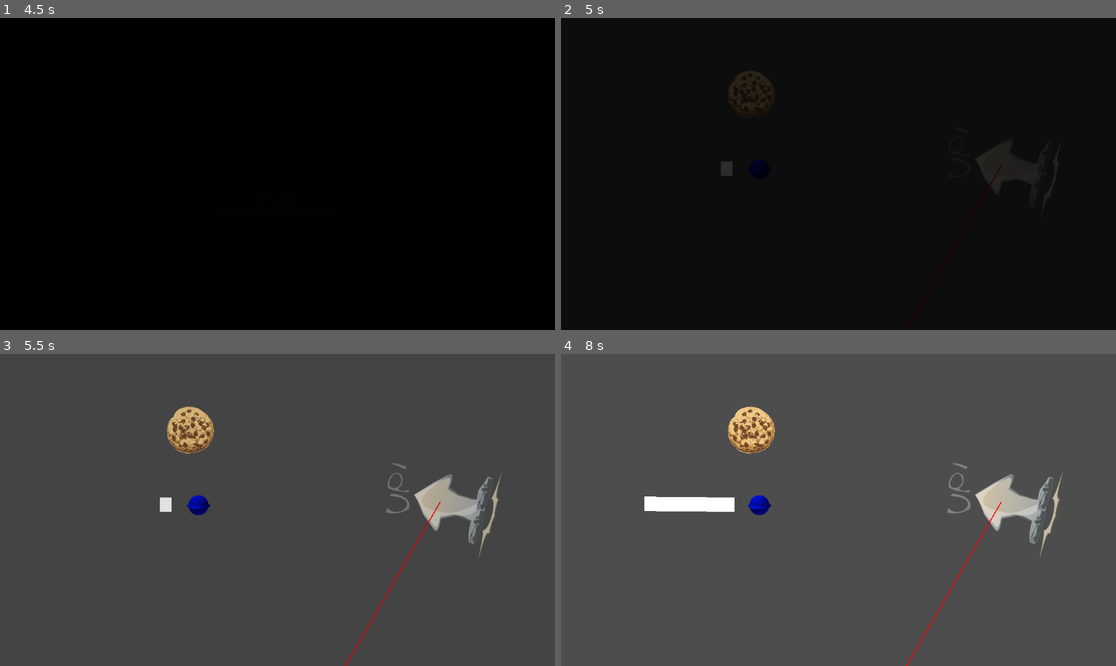
Above: before the commit, frames 1-4 (two rows, left to right).
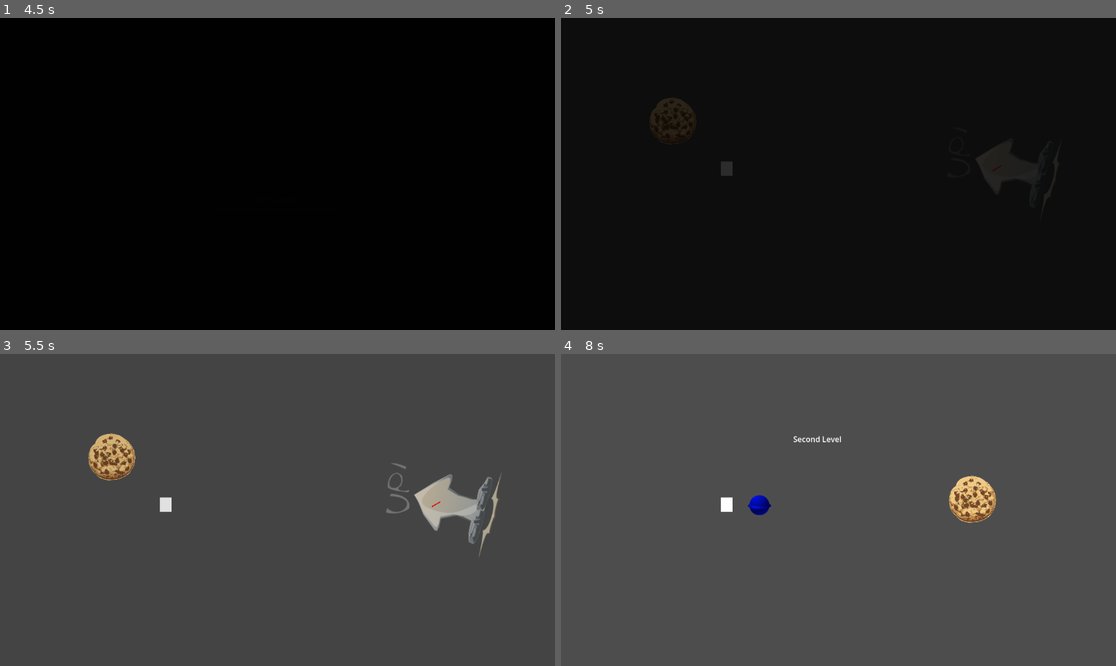
Above: after the commit, the same moments.

Repository: UpForDebate/BrackeysJam-2025
Game: Godot game, scene res://scenes/game_controller.tscn
The game is run twice, just before and just after one commit, with the same random seed, the same clock (stepped at 60 frames per second) and the same inputs.
Inputs (mouse positions are in pixels of both pictures, inside the frame that each line leads up to):
- Up to frame 1 (4.5 s): tap Enter at 0.5 s; move the mouse to (399, 158) at 0.52 s; hold D 0.53-1.25 s; tap E at 0.6 s; click (399, 158) at 0.67 s; tap Space at 0.77 s; drag from (166, 189) to (249, 236) at 1.27 s; click "Play" at 2 s; click "Play" at 2.75 s; click "Start Game" at 3.5 s; click "Start Game" at 4.25 s
- Up to frame 2 (5 s): no input
- Up to frame 3 (5.5 s): move the mouse to (333, 441) at 5.02 s; hold D from 5.03 s (still down); tap E at 5.1 s
- Up to frame 4 (8 s): release D at 5.75 s; drag from (810, 572) to (749, 428) at 5.77 s; move the mouse to (1005, 556) at 6.52 s; hold A 6.53-7.25 s; tap E at 6.6 s; tap Space at 6.77, 7.25 s; drag from (672, 463) to (1038, 510) at 7.27 s

Frame 1 is identical in both runs. In frame 2, 0.8% of the frame differs, in the area x 16-80%, y 16-100%; in frame 3, 2.3%; in frame 4, 4.1%, in the area x 15-91%, y 16-100%.

Commit message:
Ragdoll for player character

Diff:
--- a/project.godot
+++ b/project.godot
@@ -24,6 +24,10 @@
 SettingsSignalBus="*res://scripts/autoloads/settings_signal_bus.gd"
 GlobalSignalBus="*res://scripts/autoloads/global_signal_bus.gd"
 
+[editor]
+
+movie_writer/movie_file="C:/dev/GodotMovies/BrackeysTests.avi"
+
 [input]
 
 game_debug={
--- /dev/null
+++ b/resources/prefabs/candyman.tscn
@@ -0,0 +1,147 @@
+[gd_scene load_steps=13 format=3 uid="uid://0hu10u23s3nm"]
+
+[ext_resource type="Texture2D" uid="uid://behqagqwb1bi6" path="res://resources/sprites/character/candyman/Player_Charcater_BGJ_Cabeça.png" id="1_35lmt"]
+[ext_resource type="Script" uid="uid://r05o5wlqoiyi" path="res://resources/prefabs/candyman_physics.gd" id="1_kc73y"]
+[ext_resource type="Texture2D" uid="uid://djkjeamau51pu" path="res://resources/sprites/character/candyman/Player_Charcater_BGJ_Tronco.png" id="2_kc73y"]
+[ext_resource type="Texture2D" uid="uid://cyfhku4h4eo5f" path="res://resources/sprites/character/candyman/Player_Charcater_BGJ_Perna-Esquerda.png" id="3_kpd7g"]
+[ext_resource type="Texture2D" uid="uid://chvja6hbctbk2" path="res://resources/sprites/character/candyman/Player_Charcater_BGJ_Pe-Esquerdo.png" id="4_0kpap"]
+[ext_resource type="Texture2D" uid="uid://bqwsigvpmy7ys" path="res://resources/sprites/character/candyman/Player_Charcater_BGJ_Pernas-Direita.png" id="5_bojrs"]
+[ext_resource type="Texture2D" uid="uid://cv13cqdjdwqfh" path="res://resources/sprites/character/candyman/Player_Charcater_BGJ_Pe-Direito.png" id="6_rqh4e"]
+
+[sub_resource type="NoiseTexture2D" id="NoiseTexture2D_om28g"]
+
+[sub_resource type="CapsuleShape2D" id="CapsuleShape2D_44jwm"]
+radius = 9.0
+height = 84.0
+
+[sub_resource type="RectangleShape2D" id="RectangleShape2D_sfrhu"]
+size = Vector2(11, 30)
+
+[sub_resource type="CapsuleShape2D" id="CapsuleShape2D_xndjr"]
+radius = 8.0
+height = 82.0
+
+[sub_resource type="RectangleShape2D" id="RectangleShape2D_ipcht"]
+size = Vector2(11.9999, 33.0001)
+
+[node name="Torso" type="RigidBody2D"]
+script = ExtResource("1_kc73y")
+metadata/isPlayer = true
+
+[node name="PlayerCharcaterBgjTronco" type="Sprite2D" parent="."]
+position = Vector2(6, -2)
+texture = ExtResource("2_kc73y")
+
+[node name="TorsoCollision" type="CollisionPolygon2D" parent="."]
+position = Vector2(-69.4854, -44.1492)
+scale = Vector2(0.283366, 0.283366)
+polygon = PackedVector2Array(208, 2, 293, 3, 308, 26, 328, 86, 322, 234, 296, 290, 227, 299, 204, 284)
+
+[node name="Polygon2D" type="Polygon2D" parent="."]
+visible = false
+position = Vector2(-343, -330)
+color = Color(1, 1, 1, 0.470588)
+offset = Vector2(313.07, 59.71)
+texture = SubResource("NoiseTexture2D_om28g")
+polygon = PackedVector2Array(-3, -2, 53, -2, 70, 109, 179, 111, 176, 158, 54, 161, 53, 221, 69, 249, 66, 266, 9, 260)
+
+[node name="Head" type="RigidBody2D" parent="."]
+position = Vector2(1, -72)
+mass = 0.001
+
+[node name="HeadCollision" type="CollisionPolygon2D" parent="Head"]
+position = Vector2(-15, 21)
+scale = Vector2(0.295191, 0.25572)
+polygon = PackedVector2Array(-4, -2, 13, 18, 36, 29, 59, 31, 75, 27, 96, 15, 109, -4, 113, -21, 123, -22, 89, -73, 57, -163, -7, -149, -4, -59, -33, 0)
+
+[node name="PlayerCharcaterBgjCabeça" type="Sprite2D" parent="Head"]
+position = Vector2(-2, 3)
+texture = ExtResource("1_35lmt")
+
+[node name="Left Leg" type="RigidBody2D" parent="."]
+position = Vector2(43, 39)
+mass = 0.001
+
+[node name="LLeg-Collision" type="CollisionShape2D" parent="Left Leg"]
+position = Vector2(22, -1)
+rotation = 1.57079
+shape = SubResource("CapsuleShape2D_44jwm")
+
+[node name="PlayerCharcaterBgjPerna-esquerda" type="Sprite2D" parent="Left Leg"]
+position = Vector2(23, -1)
+texture = ExtResource("3_kpd7g")
+
+[node name="Left Foot" type="RigidBody2D" parent="Left Leg"]
+position = Vector2(66, 0)
+mass = 0.001
+
+[node name="LFootCollision" type="CollisionShape2D" parent="Left Leg/Left Foot"]
+position = Vector2(9, -1)
+shape = SubResource("RectangleShape2D_sfrhu")
+
+[node name="PlayerCharcaterBgjPe-esquerdo" type="Sprite2D" parent="Left Leg/Left Foot"]
+position = Vector2(5, 0)
+texture = ExtResource("4_0kpap")
+
+[node name="Right Leg" type="RigidBody2D" parent="."]
+position = Vector2(1, 65)
+mass = 0.001
+
+[node name="PlayerCharcaterBgjPernas-direita" type="Sprite2D" parent="Right Leg"]
+position = Vector2(-3, 28)
+texture = ExtResource("5_bojrs")
+
+[node name="RLeg-Collision" type="CollisionShape2D" parent="Right Leg"]
+position = Vector2(-3, 28)
+shape = SubResource("CapsuleShape2D_xndjr")
+
+[node name="Right Foot" type="RigidBody2D" parent="Right Leg"]
+position = Vector2(2, 71)
+mass = 0.001
+
+[node name="PlayerCharcaterBgjPe-direito" type="Sprite2D" parent="Right Leg/Right Foot"]
+position = Vector2(0, 8)
+texture = ExtResource("6_rqh4e")
+
+[node name="RFoot-Collision" type="CollisionShape2D" parent="Right Leg/Right Foot"]
+position = Vector2(2.50003, 11.9999)
+rotation = 1.57079
+shape = SubResource("RectangleShape2D_ipcht")
+
+[node name="Joints" type="Node2D" parent="."]
+position = Vector2(2, 119)
+
+[node name="Head - Torso" type="PinJoint2D" parent="Joints"]
+position = Vector2(1, -161)
+node_a = NodePath("../../Head")
+node_b = NodePath("../..")
+angular_limit_lower = -0.261799
+angular_limit_upper = 0.261799
+
+[node name="LFoot - LLeg" type="PinJoint2D" parent="Joints"]
+position = Vector2(105, -81)
+node_a = NodePath("../../Left Leg/Left Foot")
+node_b = NodePath("../../Left Leg")
+angular_limit_lower = -0.598648
+angular_limit_upper = 0.23911
+
+[node name="RFoot - RLeg" type="PinJoint2D" parent="Joints"]
+position = Vector2(1, 20)
+node_a = NodePath("../../Right Leg/Right Foot")
+node_b = NodePath("../../Right Leg")
+angular_limit_lower = -0.523599
+angular_limit_upper = 0.359538
+
+[node name="LLeg - Torso" type="PinJoint2D" parent="Joints"]
+position = Vector2(19, -81)
+node_a = NodePath("../../Left Leg")
+node_b = NodePath("../..")
+angular_limit_lower = -1.01753
+angular_limit_upper = 1.25664
+
+[node name="RLeg - Torso" type="PinJoint2D" parent="Joints"]
+position = Vector2(-5, -70)
+node_a = NodePath("../../Right Leg")
+node_b = NodePath("../..")
+angular_limit_lower = -0.657989
+angular_limit_upper = 1.5132
--- /dev/null
+++ b/resources/prefabs/candyman_physics.gd
@@ -0,0 +1,6 @@
+extends RigidBody2D
+
+class_name PlayerRagdoll
+
+func push_away():
+	print("Pushing candyman away")
--- a/resources/sprites/obstacles/pad.gd
+++ b/resources/sprites/obstacles/pad.gd
@@ -1,5 +1,6 @@
 extends Sprite2D
 
+@export var force: Vector2 =  Vector2(-10, -10)
 @export var multiplier: float = 10.0
 @export var show_debug_gizmo: bool = true
 
@@ -9,18 +10,27 @@
 		queue_redraw()
 
 func _draw():
-	var dir = -transform.y.normalized()
+	var dir = force.normalized() #-transform.y.normalized()
 	var length = multiplier * 10
 	draw_line(Vector2.ZERO, dir * length, Color.RED, 2.0)
 
 
 func _on_body_entered(body: Node):
-	var bounce = -transform.y.normalized() * multiplier
-	if body is RigidBody2D and body.has_meta("isPlayer"):
+	var bounce = force.normalized() * multiplier # -transform.y.normalized() * multiplier
+	if body is PlayerRagdoll :
 		print("Collision detected with player")
-		body.apply_impulse(bounce)
+		print(bounce)
+		# body.push_away()
+		print(body.name)
+		print(body.linear_velocity)
+		body.linear_velocity =  body.linear_velocity * force.normalized() * multiplier
+		print(body.linear_velocity)
+
+		# body.apply_central_impulse(bounce)
 	elif body.has_method("apply_central_impulse"):
-		body.apply_central_impulse(bounce)
+		pass
+		# body.apply_central_impulse(bounce)
 	elif "velocity" in body:
+		pass
 		# If your player is a CharacterBody2D
-		body.velocity = bounce
+		# body.velocity = bounce
--- a/scenes/game_scenes/first_level.tscn
+++ b/scenes/game_scenes/first_level.tscn
@@ -1,12 +1,10 @@
-[gd_scene load_steps=9 format=3 uid="uid://cuaymmwemlfws"]
+[gd_scene load_steps=7 format=3 uid="uid://cuaymmwemlfws"]
 
 [ext_resource type="Texture2D" uid="uid://bh5uc6qbtka6x" path="res://resources/sprites/slingshot/placeholder.png" id="1_ua0nc"]
 [ext_resource type="Script" uid="uid://cq3jy682c4so8" path="res://scenes/game_scenes/slingshot.gd" id="2_qep1h"]
-[ext_resource type="PackedScene" uid="uid://87wmj0jocvvc" path="res://resources/prefabs/ball.tscn" id="3_qep1h"]
+[ext_resource type="PackedScene" uid="uid://0hu10u23s3nm" path="res://resources/prefabs/candyman.tscn" id="3_m6v08"]
 [ext_resource type="Texture2D" uid="uid://nv1cayn2nkfd" path="res://resources/sprites/character/balls.png" id="4_yiytm"]
-[ext_resource type="PackedScene" uid="uid://b62sqqcrowjie" path="res://resources/prefabs/wall.tscn" id="5_s7feg"]
 [ext_resource type="PackedScene" uid="uid://ddgsdjkeksl82" path="res://resources/sprites/obstacles/pad.tscn" id="6_m8mph"]
-[ext_resource type="PackedScene" uid="uid://b2wvw67qb1x8n" path="res://resources/sprites/obstacles/spikes.tscn" id="7_ff2ft"]
 [ext_resource type="PackedScene" uid="uid://baj344bonl1kf" path="res://resources/sprites/obstacles/cookie.tscn" id="8_m6v08"]
 
 [node name="FirstLevel" type="Node2D"]
@@ -18,30 +16,27 @@
 centered = false
 offset = Vector2(-98, -13)
 script = ExtResource("2_qep1h")
-projectile_scene = ExtResource("3_qep1h")
-spawn_point = NodePath("../Ball Position")
+projectile_scene = ExtResource("3_m6v08")
+force_multiplier = 5.0
+spawn_point = NodePath("../Mapa/Spawn Position")
 bounce_time = 1.0
 
 [node name="Ball Position" type="Sprite2D" parent="."]
+visible = false
 position = Vector2(412, 314)
 texture = ExtResource("4_yiytm")
 
 [node name="Mapa" type="Node" parent="."]
 
-[node name="Obstacle" parent="Mapa" instance=ExtResource("5_s7feg")]
-visible = false
-position = Vector2(1041, 164)
-rotation = 0.261799
-
-[node name="Spikes" parent="Mapa/Obstacle" instance=ExtResource("7_ff2ft")]
-position = Vector2(-27, 41)
-rotation = -1.5695
-
-[node name="Pad2" parent="." instance=ExtResource("6_m8mph")]
+[node name="Pad2" parent="Mapa" instance=ExtResource("6_m8mph")]
 position = Vector2(914, 307)
 rotation = -1.309
-multiplier = 200.0
+force = Vector2(-1, -1)
+multiplier = 2.0
 
-[node name="Cookie" parent="." instance=ExtResource("8_m6v08")]
-position = Vector2(395, 158)
+[node name="Cookie" parent="Mapa" instance=ExtResource("8_m6v08")]
+position = Vector2(232, 214)
 next_level = "res://scenes/game_scenes/second_level.tscn"
+
+[node name="Spawn Position" type="Marker2D" parent="Mapa"]
+position = Vector2(400, 317)
--- a/scenes/game_scenes/slingshot.gd
+++ b/scenes/game_scenes/slingshot.gd
@@ -39,7 +39,7 @@
 	get_parent().add_child(projectile)
 
 	# Apply impulse at its center of mass
-	projectile.apply_impulse(launch_force)
+	projectile.apply_central_impulse(launch_force)
 
 
 func _input(event):
Not shown, added: resources/prefabs/candyman_physics.gd.uid
Binary file added: resources/sprites/character/candyman/Player_Charcater_BGJ_Braço-Direito.png
Not shown, added: resources/sprites/character/candyman/Player_Charcater_BGJ_Braço-Direito.png.import
Binary file added: resources/sprites/character/candyman/Player_Charcater_BGJ_Braço-Esquerdo.png
Not shown, added: resources/sprites/character/candyman/Player_Charcater_BGJ_Braço-Esquerdo.png.import
Binary file added: resources/sprites/character/candyman/Player_Charcater_BGJ_Cabeça.png
Not shown, added: resources/sprites/character/candyman/Player_Charcater_BGJ_Cabeça.png.import
Binary file added: resources/sprites/character/candyman/Player_Charcater_BGJ_Mao-Esquerda.png
Not shown, added: resources/sprites/character/candyman/Player_Charcater_BGJ_Mao-Esquerda.png.import
Binary file added: resources/sprites/character/candyman/Player_Charcater_BGJ_Maos-Direita.png
Not shown, added: resources/sprites/character/candyman/Player_Charcater_BGJ_Maos-Direita.png.import
Binary file added: resources/sprites/character/candyman/Player_Charcater_BGJ_Pe-Direito.png
(and 15 more such lines)
